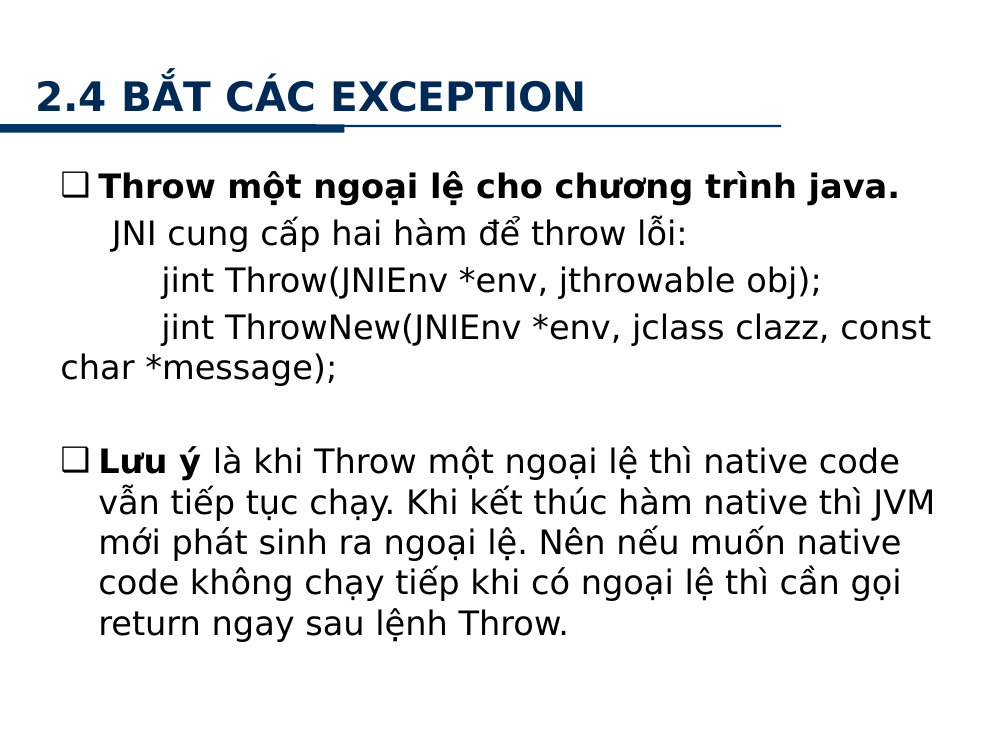
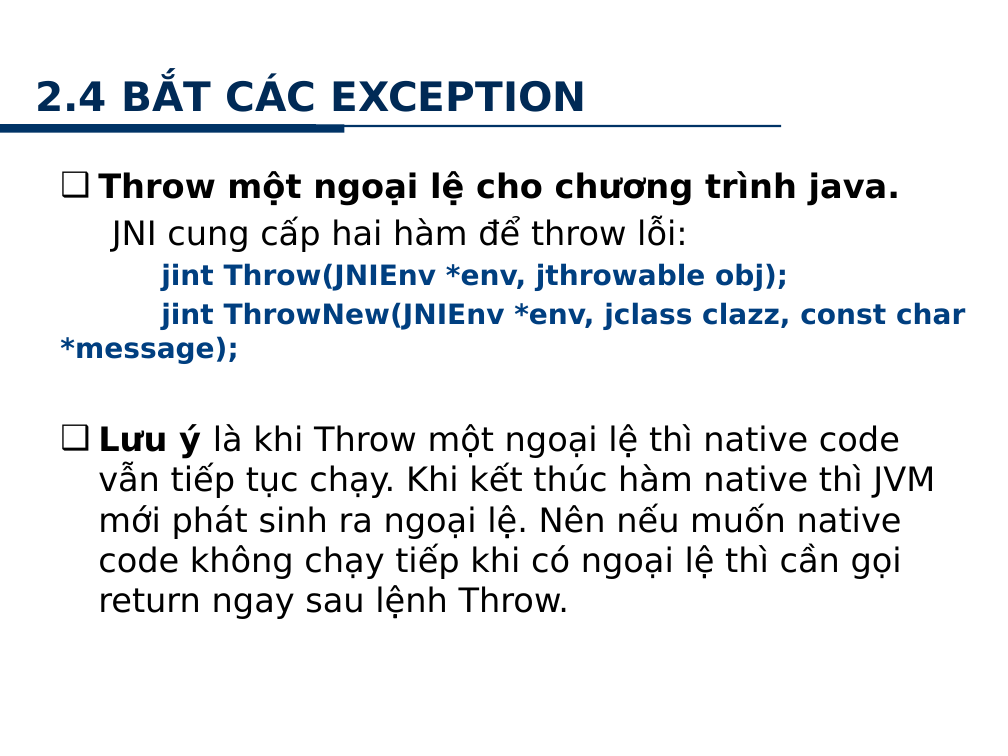
Before and after one commit to minhkhanh/UofS-Java, a slide deck: slide 23 of Seminar_JNI/Slide_00.pptx (slide 24 before the commit). Drawn at 1008x756 pixels with LibreOffice and Linux fonts; fonts in the diff are those of the drawing; background and template pictures are left out. Boxes give left, top, right and bottom in pixels: in the first picture for what was removed or moved away, otherwise in the second. Text is boxed around its words. In the diff, an @@ line names an element or a change of style, - is before the commit and + after.

```diff
--- a/Seminar_JNI/Slide_00.pptx
+++ b/Seminar_JNI/Slide_00.pptx
@@ text at [60,263,965,364]: size 24 to 20 pt, text colour #000000 to #003F80, bold on in "jint Throw(JNIEnv *env, jthrowable obj);", "jint ThrowNew(JNIEnv *env, jclass clazz, const char ..." @@
```
Also in this commit, not shown: 15 other slides changed, 1 slide removed.
